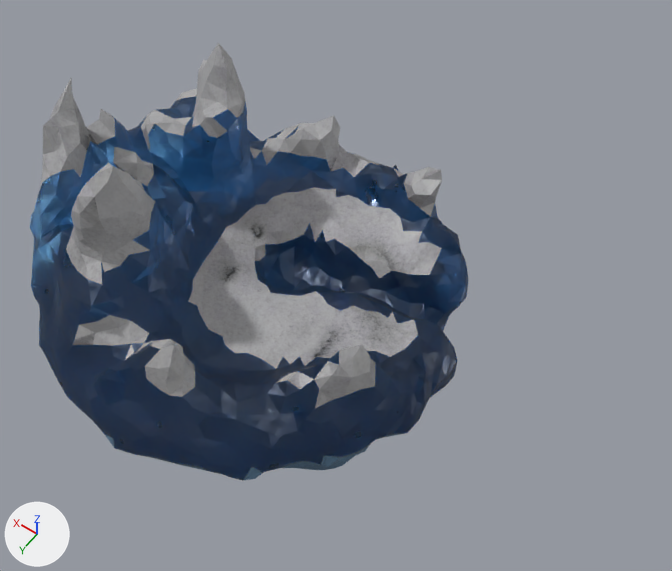
Renders of the Blender file Blender/Ilhas/ilha_gelo.blend from each side of a commit.
One viewpoint serves both versions: a 50 mm lens placed at (-36.0, 38.4, 65.5), pointed at (-6.6, -2.9, 0.8). Every picture has the same lights, and +X, +Y and +Z are marked at lower left.
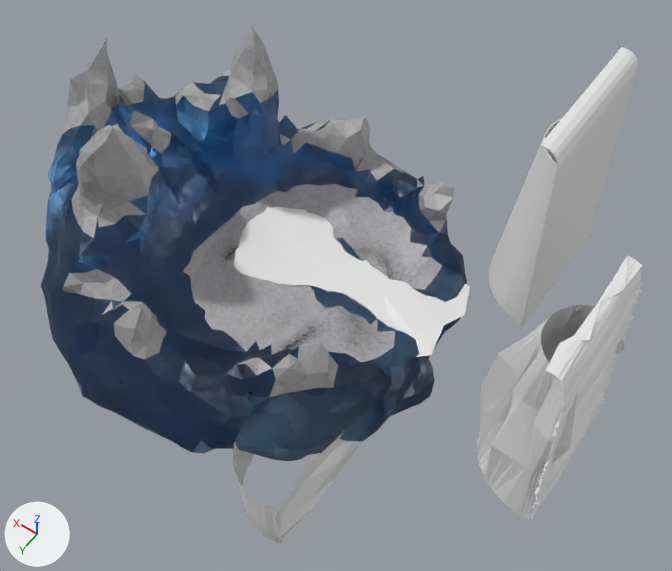
Changed parts and their boxes (x1, y1, x2, y2) in the pictures (672 x 571 px):
'Icosphere', moved, turned: before (30, 43, 468, 480); after (41, 27, 467, 461)
'Cachoeira', added: after (477, 255, 642, 520)
'Cachoeira2', added: after (489, 47, 638, 329)
'LagoGelado', added: after (234, 207, 470, 357)
'cachoeira_estender', added: after (233, 430, 362, 545)

The change, as a diff of the scene's bpy script:
```diff
--- a/Blender/Ilhas/ilha_gelo.blend.py
+++ b/Blender/Ilhas/ilha_gelo.blend.py
@@ me_plane @@
+me_plane.from_pydata(...)  # 348 vertices, 340 faces; spans x -0.18..1.0, y -1.0..1.58, z 0.0..2.28
@@ me_plane_004 @@
+me_plane_004.from_pydata(...)  # 1336 vertices, 982 faces; spans x -1.3..-0.5, y -1.0..1.0, z -19.3..0.1
@@ me_plane_003 @@
+me_plane_003.from_pydata(...)  # 248 vertices, 180 faces; spans x -2.6..4.77, y -3.58..8.76, z -5.22..2.35
@@ me_plane_002 @@
+me_plane_002.from_pydata(...)  # 46 vertices, 25 faces; spans x -1.13..1.18, y -1.13..1.02, z -0.17..0.26
@@ ob_icosphere @@
 ob_icosphere = bpy.data.objects.new('Icosphere', me_icosphere_004)
-ob_icosphere.location = (0.0, 0.0, 0.0)
+ob_icosphere.location = (1.05, -1.56, 0.0)
+ob_icosphere.rotation_euler = (0.0, 0.0, -0.238)  # degrees (0, 0, -14)
 ob_icosphere.scale = (20.0, 20.0, 20.0)
@@ ob_cachoeira2 @@
+ob_cachoeira2 = bpy.data.objects.new('Cachoeira2', me_plane)
+ob_cachoeira2.location = (-20.82, -21.34, 1.25)
+ob_cachoeira2.scale = (9.15, 9.15, 9.15)
@@ ob_cachoeira @@
+ob_cachoeira = bpy.data.objects.new('Cachoeira', me_plane_004)
+ob_cachoeira.location = (-17.64, -1.07, 16.11)
+ob_cachoeira.scale = (10.5, 5.84, 1.0)
@@ ob_cachoeira_estender @@
+ob_cachoeira_estender = bpy.data.objects.new('cachoeira_estender', me_plane_003)
+ob_cachoeira_estender.location = (-10.1, 8.11, -2.49)
+ob_cachoeira_estender.rotation_euler = (0.0, 1.571, 0.0)  # degrees (0, 90, 0)
@@ ob_lagogelado @@
+ob_lagogelado = bpy.data.objects.new('LagoGelado', me_plane_002)
+ob_lagogelado.location = (-5.59, -3.55, 0.84)
+ob_lagogelado.scale = (10.5, 5.84, 1.0)
```
